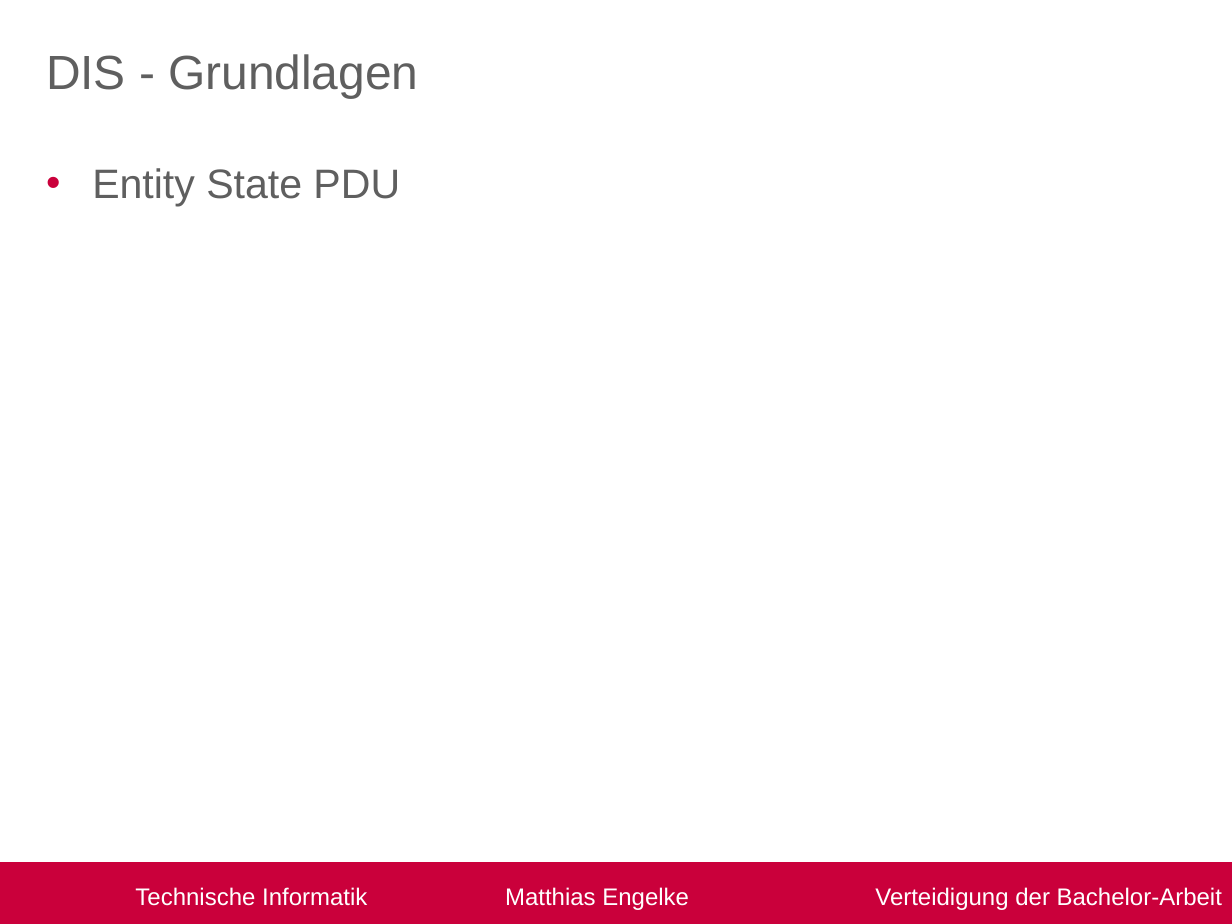
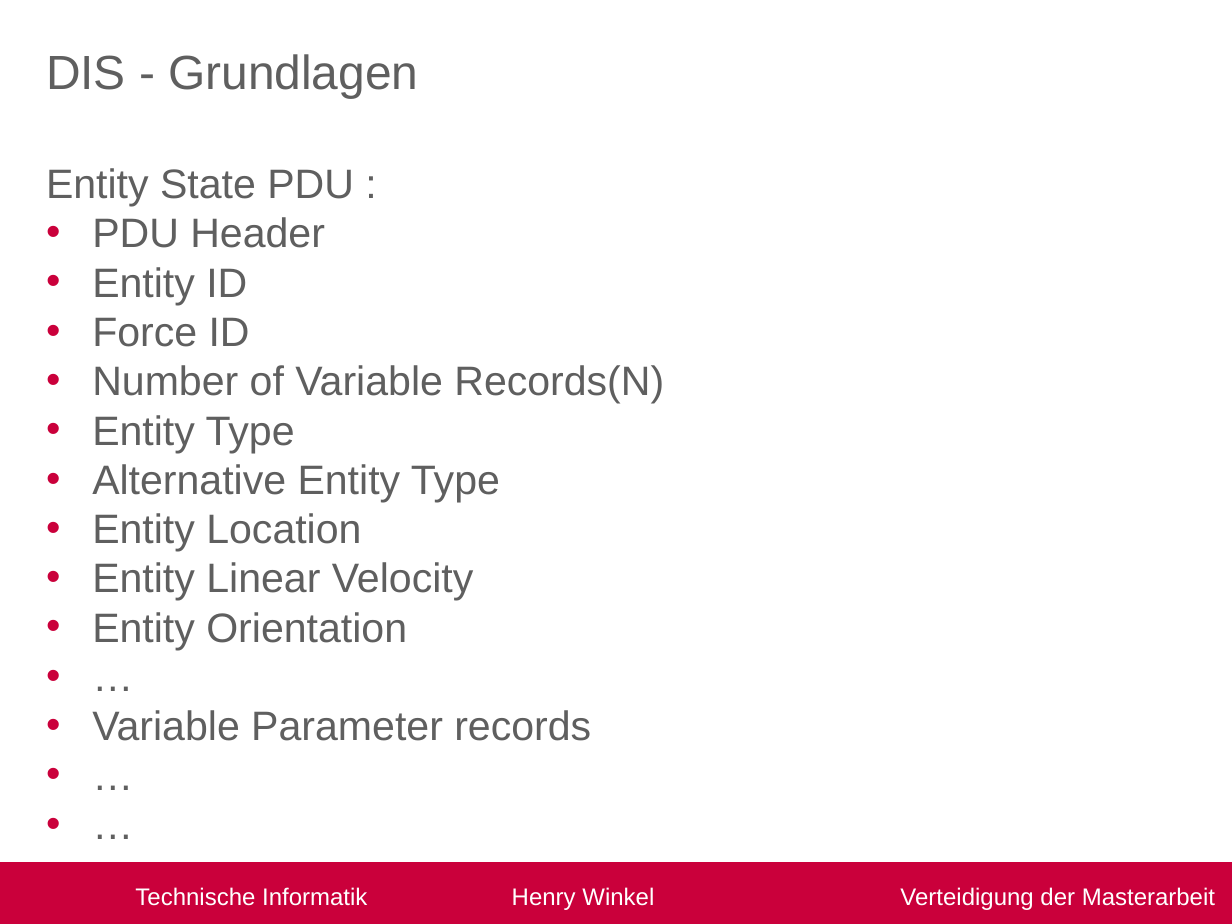
Before and after one commit to R3D454/Masterarbeit, a slide deck: slide 8 of Verteitigung.pptx (slide 4 before the commit). Drawn at 1232x924 pixels with LibreOffice and Linux fonts; fonts in the diff are those of the drawing; background and template pictures are left out. Boxes give left, top, right and bottom in pixels: in the first picture for what was removed or moved away, otherwise in the second. Text is boxed around its words. In the diff, an @@ line names an element or a change of style, - is before the commit and + after.

Commit message:
add: Verteidigung V0.2

```diff
--- a/Verteitigung.pptx
+++ b/Verteitigung.pptx
@@ text at box(46, 168, 664, 741): text changed @@
-• Entity State PDU
+Entity State PDU :
+• PDU Header
+• Entity ID
+• Force ID
+• Number of Variable Records(N)
+• Entity Type
+• Alternative Entity Type
+• Entity Location
+• Entity Linear Velocity
+• Entity Orientation
+• …
+• Variable Parameter records
+• …
+• …
@@ text in rectangle at box(135, 887, 1215, 910): text changed @@
-Technische Informatik Matthias Engelke Verteidigung der Bachelor-Arbeit
+Technische Informatik Henry Winkel Verteidigung der Masterarbeit
```
Also in this commit, not shown: 2 other slides changed, 7 slides added, 1 slide removed, 9 other files.
